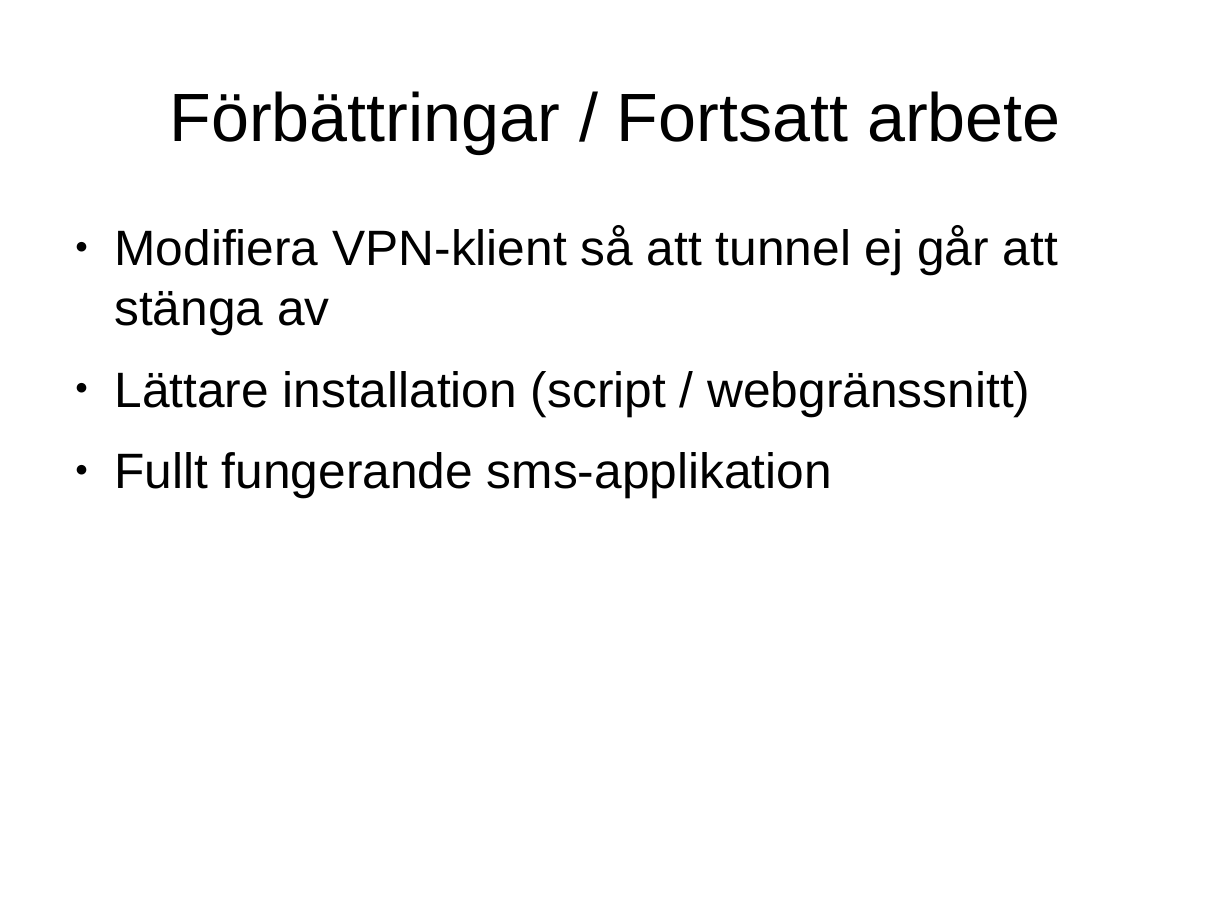
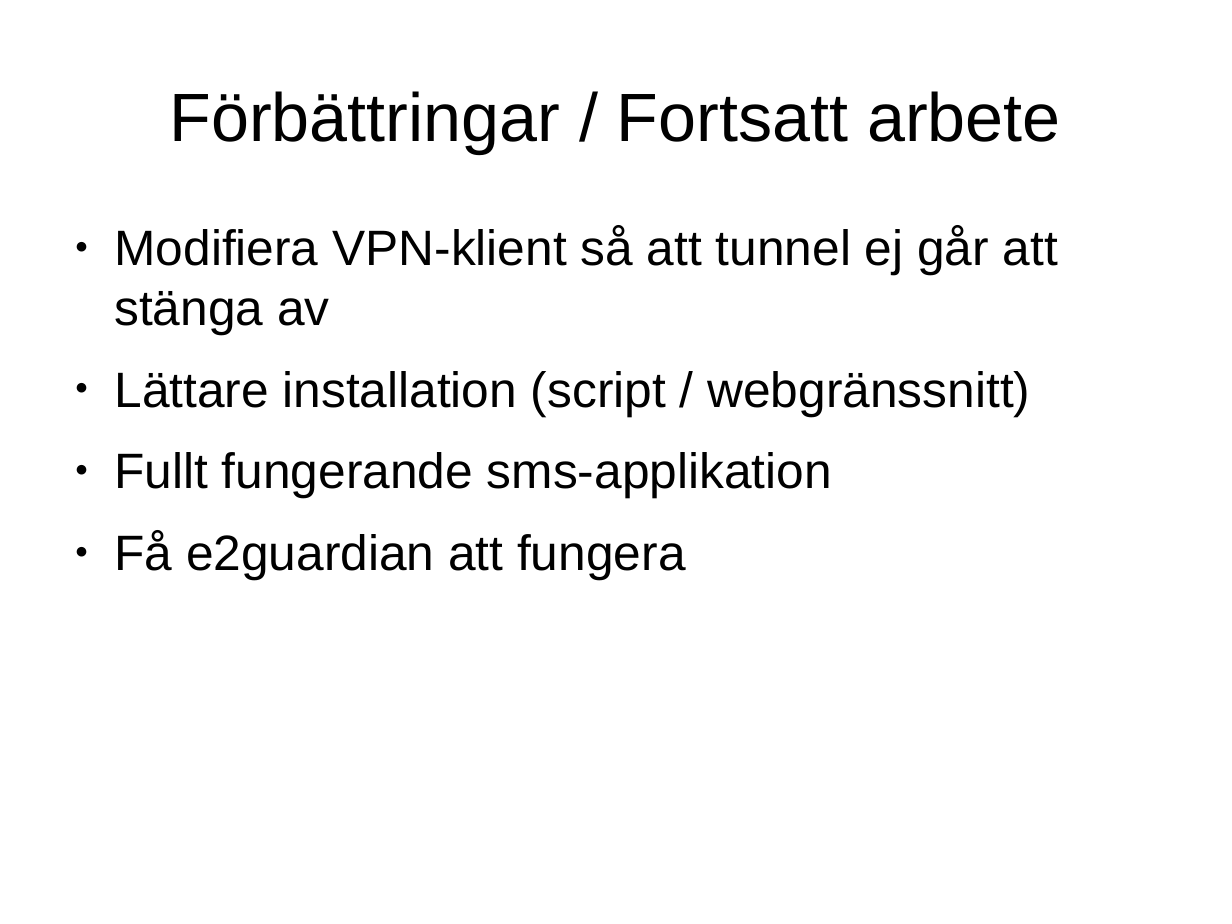
Before and after one commit to obidobanobi/documents, a slide deck: slide 6 of ParanoidPresentation.odp. Drawn at 1232x924 pixels with LibreOffice and Linux fonts; fonts in the diff are those of the drawing. Boxes give left, top, right and bottom in pixels: in the first picture for what was removed or moved away, otherwise in the second. Text is boxed around its words. In the diff, an @@ line names an element or a change of style, - is before the commit and + after.

```diff
--- a/ParanoidPresentation.odp
+++ b/ParanoidPresentation.odp
@@ text at bbox=[114, 530, 685, 579]: paragraph added @@
+● Få e2guardian att fungera
```
Also in this commit, not shown: 2 other slides changed.
